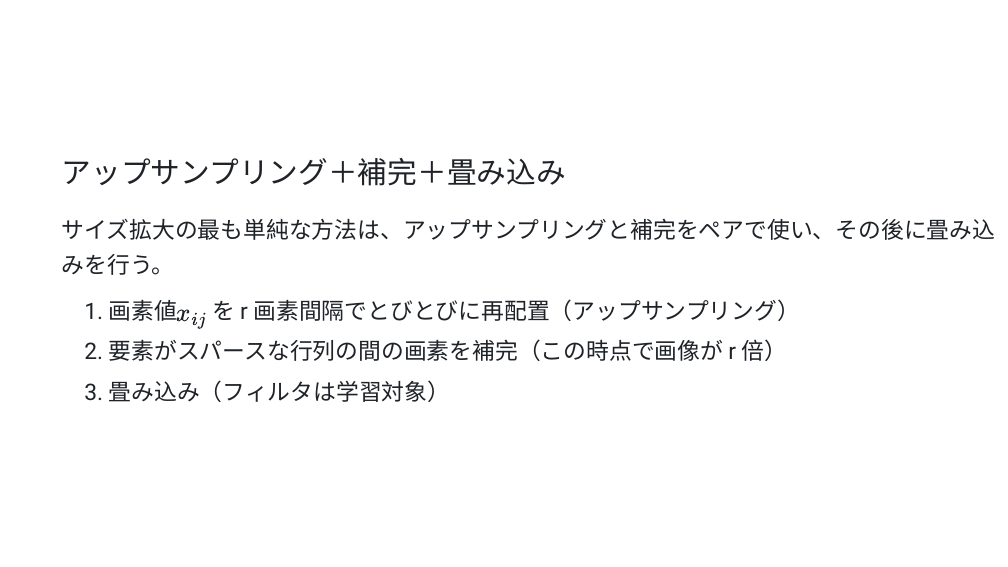
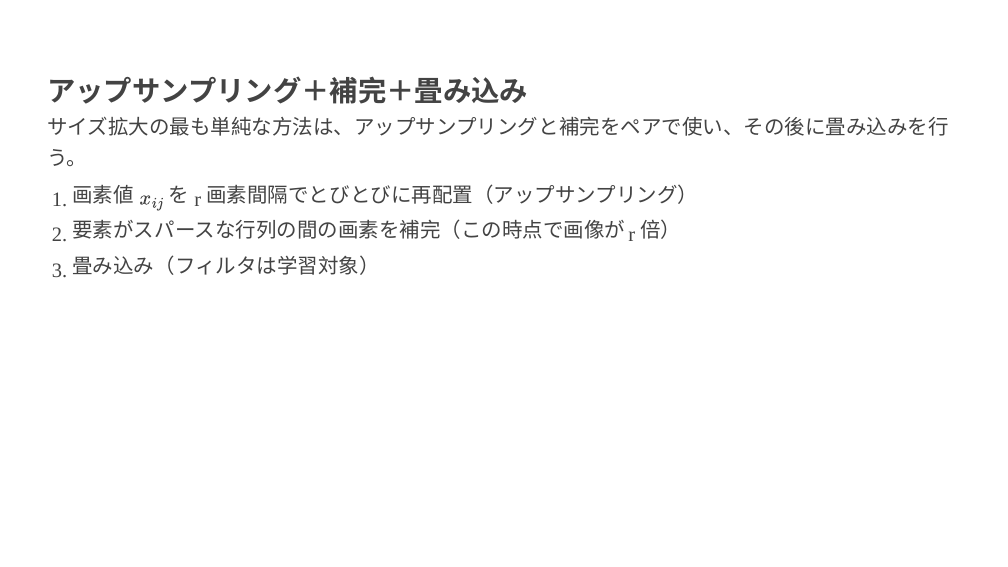
Before and after one commit to frinfo702/slides, a slide deck: slide 3 of nishikawa-lab/pptx/20251017_presentation.pptx. Drawn at 1008x567 pixels with LibreOffice and Linux fonts; fonts in the diff are those of the drawing. Boxes give left, top, right and bottom in pixels: in the first picture for what was removed or moved away, otherwise in the second. Text is boxed around its words. In the diff, an @@ line names an element or a change of style, - is before the commit and + after.

Commit message:
add slide theme path

```diff
--- a/nishikawa-lab/pptx/20251017_presentation.pptx
+++ b/nishikawa-lab/pptx/20251017_presentation.pptx
@@ text "アップサンプリング＋補完＋畳み込み": place and size @@
-text "アップサンプリング＋補完＋畳み込み" at (62, 158, 566, 186)
+text "アップサンプリング＋補完＋畳み込み" at (47, 76, 528, 104)
@@ text "アップサンプリング＋補完＋畳み込み" at (47, 76, 528, 104): size 28.3 to 27 pt, font Calibri to Arial, text colour #1F2328 to #434343, bold on @@
@@ text at (47, 117, 949, 136): text changed; size 21.7 to 19.5 pt; font Roboto to Lato; text colour #1F2328 to #434343 @@
-サイズ拡⼤の最も単純な⽅法は、アップサンプリングと補完をペアで使い、その後に畳み込
+サイズ拡⼤の最も単純な⽅法は、アップサンプリングと補完をペアで使い、その後に畳み込みを⾏
@@ text added at (47, 149, 87, 166), 19.5 pt, text #434343 @@
+う。
@@ text added at (52, 192, 67, 207), 19.5 pt, text #434343 @@
+1.
@@ text at (72, 185, 134, 204): text changed; size 21.7 to 19.5 pt; font Roboto to Lato; text colour #1F2328 to #434343 @@
-1. 画素値
+画素値
@@ freeform shape added at (140, 195, 150, 204), fill #434343 @@
@@ freeform shape added at (152, 198, 157, 208), fill #434343 @@
@@ freeform shape added at (157, 198, 163, 211), fill #434343 @@
@@ text added at (169, 185, 189, 203), 19.5 pt, text #434343 @@
+を
@@ text added at (194, 196, 201, 206), 19.5 pt, text #434343 @@
+r
@@ text at (206, 184, 698, 204): text changed; size 21.7 to 19.5 pt; font Roboto to Lato; text colour #1F2328 to #434343 @@
-を r 画素間隔でとびとびに再配置（アップサンプリング）
+画素間隔でとびとびに再配置（アップサンプリング）
@@ text added at (52, 227, 67, 242), 19.5 pt, text #434343 @@
+2.
@@ text at (72, 219, 625, 239): text changed; size 21.7 to 19.5 pt; font Roboto to Lato; text colour #1F2328 to #434343 @@
-2. 要素がスパースな⾏列の間の画素を補完（この時点で画像が r 倍）
+要素がスパースな⾏列の間の画素を補完（この時点で画像が
@@ text added at (628, 231, 635, 241), 19.5 pt, text #434343 @@
+r
@@ text added at (640, 219, 681, 239), 19.5 pt, text #434343 @@
+倍）
@@ text added at (52, 263, 67, 278), 19.5 pt, text #434343 @@
+3.
@@ text removed at (62, 254, 175, 275) @@
-みを⾏う。
@@ text at (72, 255, 379, 275): text changed; size 21.7 to 19.5 pt; font Roboto to Lato; text colour #1F2328 to #434343 @@
-3. 畳み込み（フィルタは学習対象）
+畳み込み（フィルタは学習対象）
@@ freeform shape removed at (177, 309, 190, 321) @@
@@ freeform shape removed at (192, 313, 197, 325) @@
@@ freeform shape removed at (197, 313, 205, 329) @@
```
Also in this commit, not shown: 16 other slides changed, 6 other files.
